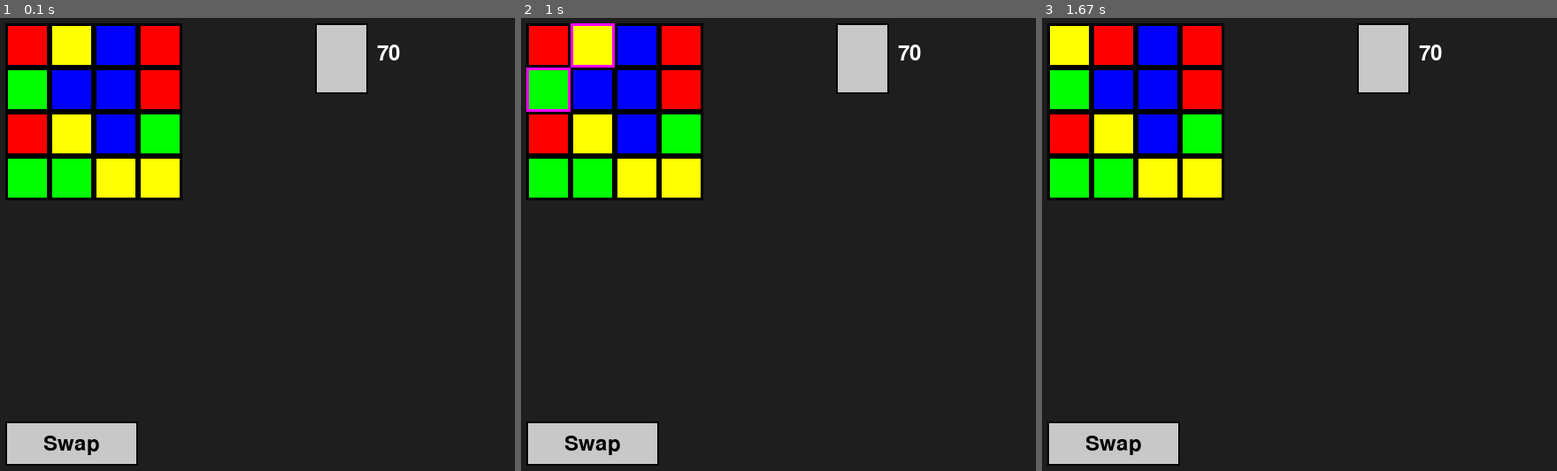
Above: before the commit, frames 1-3 (left to right).
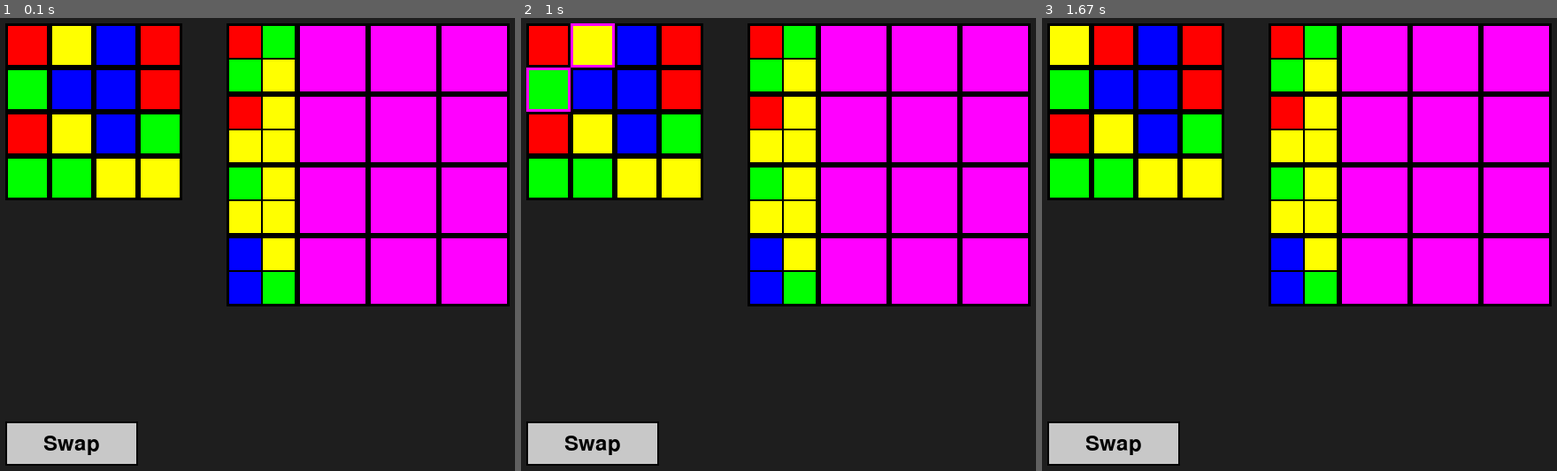
Above: after the commit, the same moments.

Repository: tillschutze/matcher
Game: pygame game, started from main.py
Two runs of this game, one before a commit and one after it. Both use one fixed random seed, a clock stepped at 60 frames per second and the inputs below.
Inputs (mouse positions are in pixels of both pictures, inside the frame that each line leads up to):
- Up to frame 1 (0.1 s): no input
- Up to frame 2 (1 s): click "Swap" at 0.38 s; click (546, 45) at 0.72 s
- Up to frame 3 (1.67 s): click (1114, 45) at 1.05 s

The runs differ from the first frame. In frame 1, 34% of the frame differs, in the area x 43-99%, y 1-64%; in frame 2, 34%; in frame 3, 34%.

Commit message:
display playerboard

Diff:
--- a/classes/Board.py
+++ b/classes/Board.py
@@ -1,33 +1,26 @@
 from classes.Colors import Color, COLOR_NAMES, color_to_rgb
-from classes.Cell import MainBoardCell
+from classes.Cell import MainBoardCell, Cell, PlayerBoardCell, CellType
+from classes.Deck import Deck
 import random
 import numpy as np
 import pygame
-from typing import List, Optional
+from typing import List, Optional, Generic
 
-class Board:
-    def __init__(self, dimension, colors: Color, origin=(50, 50), cell_size=50):
+class Board(Generic[CellType]):
+    def __init__(self, dimension, origin=(50, 50), cell_size=50):
         self.dimension = dimension
-        self.colors = colors
         self.rows = dimension
         self.cols = dimension
         self.origin = origin
         self.cell_size = cell_size
-        self.cells: List[MainBoardCell] = []
-        self.create_main_board()
+        self.cells: List[CellType] = []
+        self.create_board()
 
-    def create_main_board(self):
-        # Create a list of stone numbers (each stone is represented by its integer value)
-        stones = []
-        for color in self.colors:
-            stones.extend([color.value] * self.dimension)
+    def create_board(self):
+        pass
 
-        assert len(stones) == self.dimension ** 2, "The total number of stones must equal rows * cols."
-
-        # Shuffle and create a NumPy array
-        random.shuffle(stones)
-        self.board = np.array(stones).reshape(self.rows, self.cols)
-        self.create_cells()
+    def draw_board(self, screen):
+        pass
 
     def create_cells(self):
         for row in range(self.rows):
@@ -38,33 +31,58 @@
                     self.cell_size,
                     self.cell_size
                 )
-                cell_color_enum = Color(self.board[row][col])
-                cell_color = color_to_rgb[cell_color_enum]
-                cell = MainBoardCell(cell_rect, cell_color, row, col)
+                cell = self.create_cell(cell_rect, row, col)
                 self.cells.append(cell)
+
+    def create_cell(self):
+        pass
+
+    def find_clicked_cell(self, pos) -> Optional[CellType]:
+        for cell in self.cells:
+            if cell.rect.collidepoint(pos):
+                return cell
+        return None
+
+
+class MainBoard(Board[MainBoardCell]):
+    def __init__(self, dimension, colors: Color, origin=(50, 50), cell_size=50):
+        self.colors = colors
+        super().__init__(dimension, origin, cell_size)
+
+    def create_board(self):
+        stones = []
+        for color in self.colors:
+            stones.extend([color.value] * self.dimension)
+        random.shuffle(stones)
+        self.board = np.array(stones).reshape(self.rows, self.cols)
+        self.create_cells()
+
+    def create_cell(self, rect, row, col) -> MainBoardCell:
+        cell_color_enum = Color(self.board[row][col])
+        cell_color = color_to_rgb[cell_color_enum]
+        return MainBoardCell(rect, cell_color, row, col)
 
     def draw_board(self, screen):
         for cell in self.cells:
             pygame.draw.rect(screen, cell.color, cell.rect)
             pygame.draw.rect(screen, cell.highlight_color, cell.rect, 3)
 
-    def find_clicked_cell(self, pos) -> Optional[MainBoardCell]:
-        for cell in self.cells:
-            if cell.rect.collidepoint(pos):
-                return cell
-        return None
-
     def toggle_highlight(self, screen, cell: MainBoardCell, highlight: bool):
         cell.highlight_color = (255, 0, 255) if highlight else (0, 0, 0)
 
+class PlayerBoard(Board[PlayerBoardCell]):
+    def __init__(self, dimension, deck: Deck, origin=(300, 50), cell_size=80):
+        self.deck = deck
+        super().__init__(dimension, origin, cell_size)
 
-class MainBoard(Board):
-    def __init__(self, dimension, colors: Color, origin=(50, 50), cell_size=50):
-        super().__init__(dimension, colors, origin, cell_size)
+    def create_board(self):
+        self.create_cells()
 
-class PlayerBoard(Board):
-    def __init__(self, dimension, colors: Color, origin=(50, 50), cell_size=50):
-        super().__init__(dimension, colors, origin, cell_size)
+    def create_cell(self, rect, row, col) -> PlayerBoardCell:
+        return PlayerBoardCell(rect, row, col, 'swap', self.deck.draw(), 1)
 
-    def create_player_board(self):
-        pass
+    def draw_board(self, screen):
+        for i, cell in enumerate(self.cells):
+            if i % 4 == 0:
+                cell.card.isFaceUp = True
+            cell.card.draw(screen, cell.rect.x,cell.rect.y)
--- a/classes/Card.py
+++ b/classes/Card.py
@@ -1,9 +1,10 @@
 from classes.Colors import Color, COLOR_NAMES
 from typing import List
+import pygame
 
 class Card:
-    def __init__(self, pattern: List[List[Color]],  points: int = 2, orientation: str = "base", isFaceUp: bool = False, width: int = 60, height: int = 80):
-        self.pattern = pattern
+    def __init__(self, pattern: List[List[Color]],  points: int = 2, orientation: str = "base", isFaceUp: bool = False, width: int = 40, height: int = 40):
+        self.pattern: List[List[Color]] = pattern
         self.isFaceUp = isFaceUp
         self.points = points
         self.orientation = orientation
@@ -13,5 +14,15 @@
     def __repr__(self):
         return f"Card(pattern={COLOR_NAMES[self.pattern[0][0]], COLOR_NAMES[self.pattern[0][1]], COLOR_NAMES[self.pattern[1][0]], COLOR_NAMES[self.pattern[1][1]]}, isFaceUp={self.isFaceUp})"
 
+    def draw(self, screen, x, y):
+        if self.isFaceUp:
+            for i in range(2):
+                for j in range(2):
+                    pygame.draw.rect(screen, COLOR_NAMES[self.pattern[i][j]], (x + i * self.width, y + j * self.height, self.width, self.height))
+                    pygame.draw.rect(screen, (0, 0, 0), (x + i * self.width, y + j * self.height, self.width, self.height), 1)
+        else:
+            pygame.draw.rect(screen, (255, 0, 255), (x, y, self.width * 2, self.height * 2))
+        pygame.draw.rect(screen, (0, 0, 0), (x, y, self.width * 2, self.height * 2), 3)
+
     def flip(self):
         self.isFaceUp = not self.isFaceUp
--- a/classes/Cell.py
+++ b/classes/Cell.py
@@ -1,5 +1,6 @@
 import pygame
 from classes.Card import Card
+from typing import TypeVar
 
 
 class Cell:
@@ -18,8 +19,10 @@
         self.highlight_color = (0, 0, 0)
 
 class  PlayerBoardCell(Cell):
-    def __init__(self, rect, row, col, action, card: Card, strength: int):
+    def __init__(self, rect, row, col, action: str, card: Card, strength: int):
         super().__init__(rect, row, col)
         self.card = card
         self.action = action
         self.strength = strength
+
+CellType = TypeVar('CellType', bound=Cell)
--- a/classes/Deck.py
+++ b/classes/Deck.py
@@ -1,12 +1,13 @@
 from classes.Card import Card
 from classes.Colors import Color
-from typing import List
+from typing import List, Optional
 import random
 
 class Deck:
     def __init__(self, colors: List[Color], origin=(50, 50)):
         self.colors = colors
         self.cards: List[Card] = self.create_deck()
+        self.draw_pile = self.cards
         self.shuffle()
 
     def __repr__(self):
@@ -48,6 +49,11 @@
                             all_patterns.append(pattern_list)
         return all_patterns
 
-
     def shuffle(self):
         random.shuffle(self.cards)
+
+    def draw(self) -> Optional[Card]:
+        if len(self.draw_pile) == 0:
+            print("Deck is empty!")
+            return None
+        return self.draw_pile.pop()
--- a/classes/Game.py
+++ b/classes/Game.py
@@ -1,4 +1,4 @@
-from classes.Board import MainBoard
+from classes.Board import MainBoard, PlayerBoard
 from classes.Deck import Deck
 from classes.ActionButton import ActionButton
 from classes.Cell import Cell
@@ -10,6 +10,7 @@
         self.screen: pygame.Surface = screen
         self.board: MainBoard = MainBoard(dimension, colors)
         self.deck: Deck = Deck(colors)
+        self.playerBoard: PlayerBoard = PlayerBoard(dimension, self.deck)
         self.swapButton: ActionButton = ActionButton((50, 500, 150, 50), "Swap", self.start_swap)
         self.is_swapping: bool = False
         self.swapState: Optional[Dict] = None
@@ -17,6 +18,7 @@
 
     def draw(self, screen):
         self.board.draw_board(screen)
+        self.playerBoard.draw_board(screen)
         self.swapButton.draw(screen)
 
     def start_swap(self):
--- a/main.py
+++ b/main.py
@@ -36,24 +36,6 @@
         screen.fill((30, 30, 30))  # A dark background.
         # --- Draw the Main Board ---
         game.draw(screen)
-        # --- Draw the Deck ---
-        # We'll display a single "card back" rectangle representing the deck,
-        # along with the number of cards remaining.
-        deck_origin = (400, 50)      # Position of the deck on the screen.
-        deck_card_width = 60
-        deck_card_height = 80
-
-        # Define a rectangle for the deck's card back.
-        deck_rect = pygame.Rect(deck_origin[0], deck_origin[1], deck_card_width, deck_card_height)
-        pygame.draw.rect(screen, (200, 200, 200), deck_rect)  # A light gray color for the back.
-        pygame.draw.rect(screen, (0, 0, 0), deck_rect, 2)       # Black border.
-
-        # Render the deck count (number of cards left).
-        font = pygame.font.Font(None, 36)
-        deck_count_text = font.render(str(len(game.deck.cards)), True, (255, 255, 255))
-        # Position the text to the right of the deck card.
-        text_pos = (deck_origin[0] + deck_card_width + 10, deck_origin[1] + deck_card_height // 2 - 18)
-        screen.blit(deck_count_text, text_pos)
 
         # Update the display.
         pygame.display.flip()
